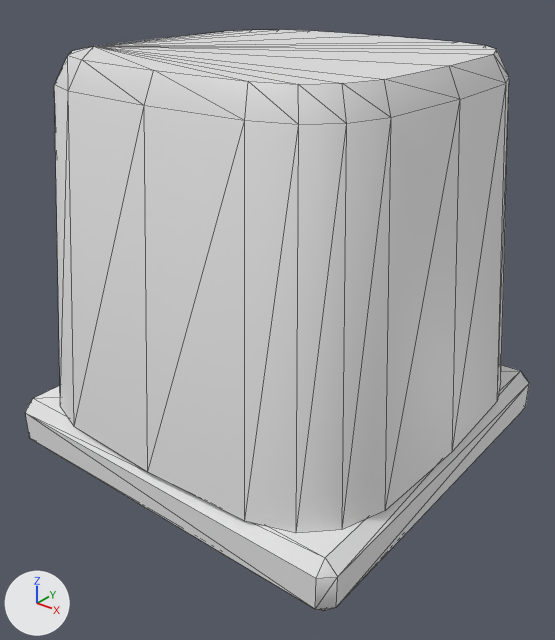
Two versions of the OBJ model assets/blocks/tower_squat.obj, one commit apart.
One viewpoint serves both versions: a 50 mm lens placed at (1.113, -1.423, 0.707), pointed at (0.026, -0.064, -0.135). The axes (+X, +Y, +Z) are drawn at lower left. The lights are the same throughout. The first picture is the older version. Mesh edges are drawn as thin lines. Where no turn or scale is listed for an object, it has been applied to the vertices. Vertices at exactly the same position are counted once.

Names of what the first picture shows: 'tower_squat'.
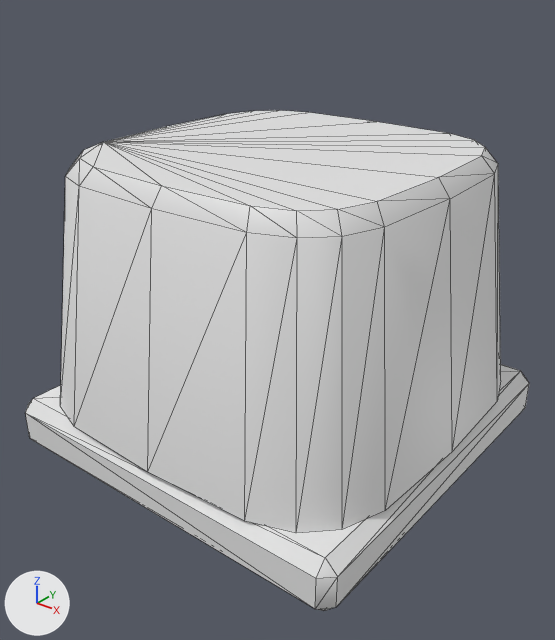
Pixel boxes (x1, y1, x2, y2) of what changed, in the pictures (555 x 640 px; the box of a moved part takes in the faces that stretch with it):
```json
{"object": "tower_squat", "change": "reshaped", "before": [25, 30, 529, 611], "after": [25, 110, 529, 611], "on screen": "14% shorter"}
{"part": 1, "of": "me_tower_squat", "change": "moved or reshaped", "before": [54, 30, 509, 527], "after": [60, 110, 501, 527]}
```

The change, as JSON lines over the scene's bpy script:
```json
{"block": "me_tower_squat", "where": "# used by ob_tower_squat; location = (0.0, 0.0, 0.0)"}
{"op": "remove", "block": "me_tower_squat", "code": "me_tower_squat.from_pydata(...)  # 84 vertices, 160 faces; spans x -0.5..0.5, y -0.5..0.5, z -0.5..0.5"}
{"op": "add", "block": "me_tower_squat", "code": "me_tower_squat.from_pydata(...)  # 84 vertices, 160 faces; spans x -0.5..0.5, y -0.5..0.5, z -0.5..0.28"}
{"block": "me_tower_squat", "change": "me_tower_squat part 1: all 40 vertices in x -0.43..0.43, y -0.43..0.43, z 0.44..0.5 are scaled about their middle by (1, 1, 0.667), then moved by (0.0, 0.0, -0.21)"}
```
